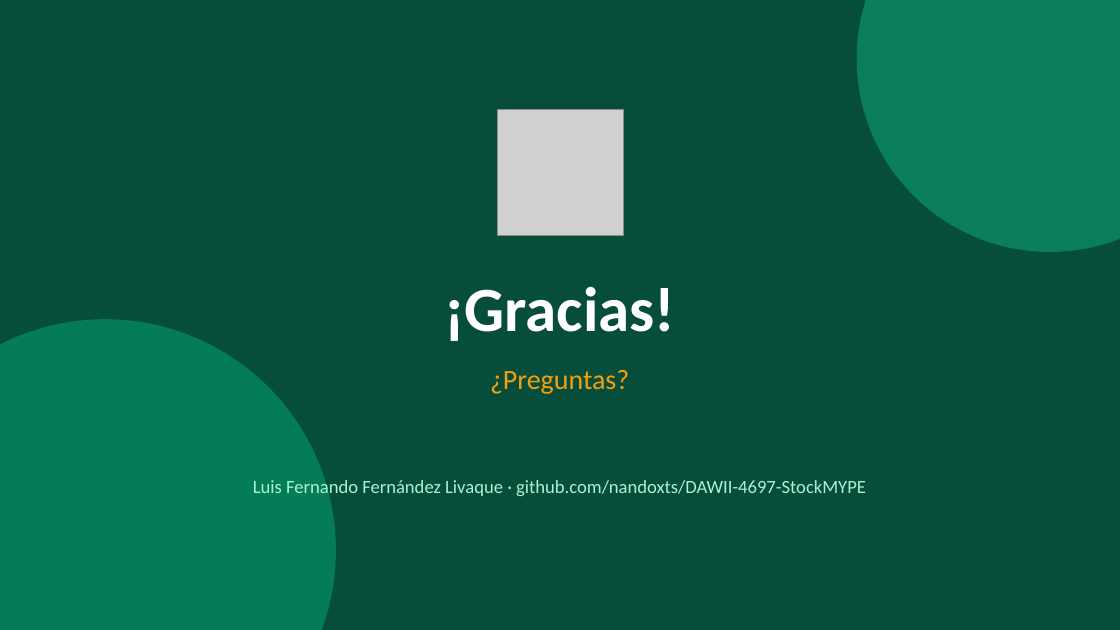
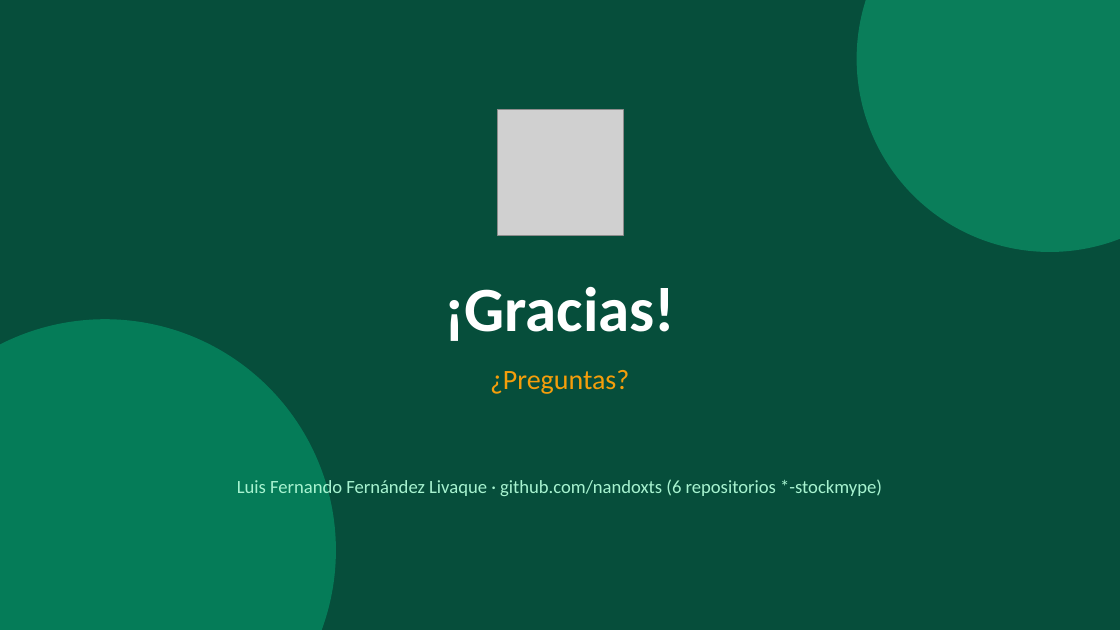
Before and after one commit to nandoxts/DAWII-4697-StockMYPE, a slide deck: slide 11 of docs/Presentacion_StockMYPE_Final.ppt. Drawn at 1120x630 pixels with LibreOffice and Linux fonts; fonts in the diff are those of the drawing; grey boxes stand for pictures. Boxes give left, top, right and bottom in pixels: in the first picture for what was removed or moved away, otherwise in the second. Text is boxed around its words. In the diff, an @@ line names an element or a change of style, - is before the commit and + after.

```diff
--- a/docs/Presentacion_StockMYPE_Final.ppt
+++ b/docs/Presentacion_StockMYPE_Final.ppt
@@ text at (x1=237, y1=478, x2=882, y2=499): text changed @@
-Luis Fernando Fernández Livaque · github.com/nandoxts/DAWII-4697-StockMYPE
+Luis Fernando Fernández Livaque · github.com/nandoxts (6 repositorios *-stockmype)
```
Also in this commit, not shown: 2 other slides changed, 1 slide added, 1 slide removed, 2 other files.
